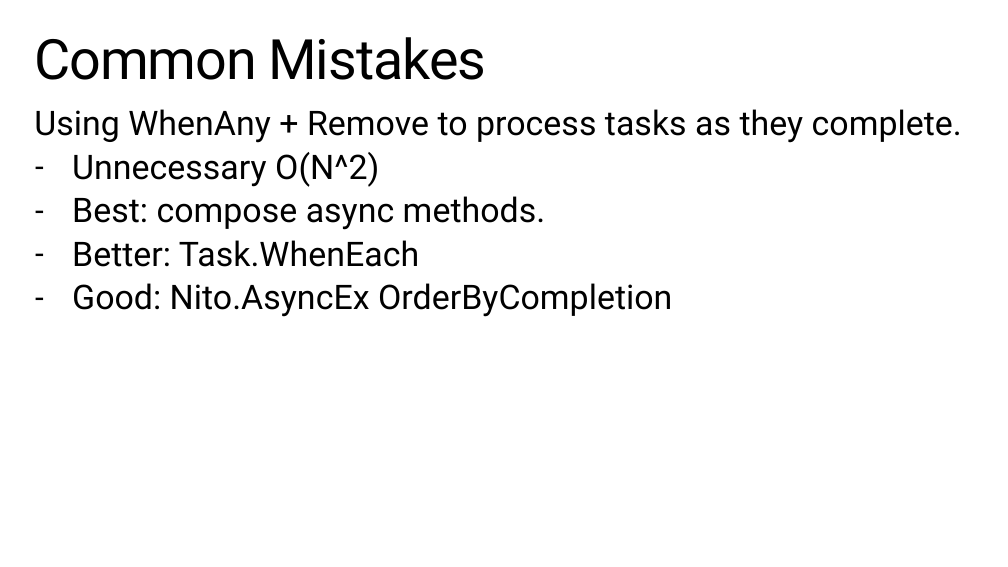
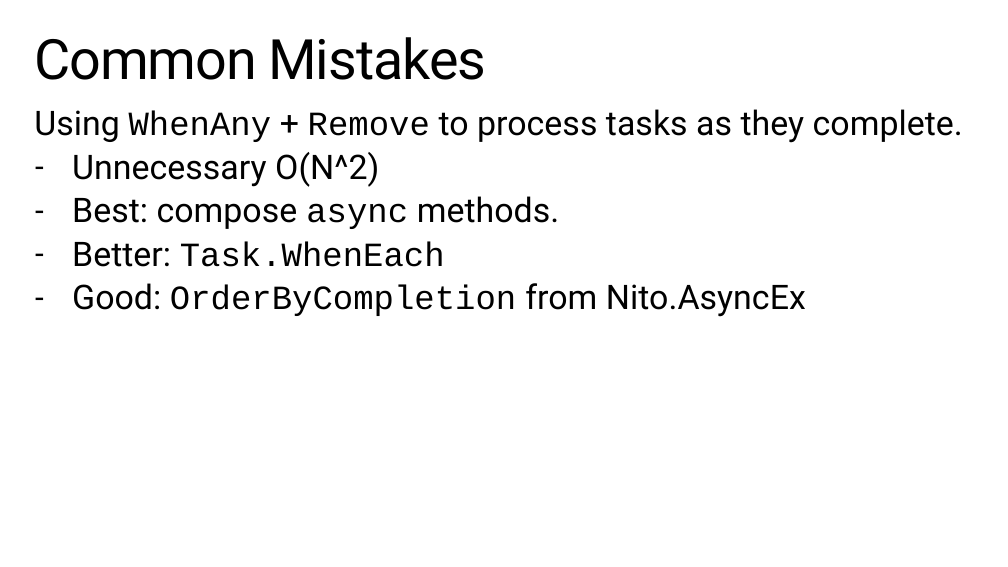
Before and after one commit to StephenCleary/Presentations, a slide deck: slide 31 of Async Pitfalls/Async Pitfalls.pptx. Drawn at 1008x567 pixels with LibreOffice and Linux fonts; fonts in the diff are those of the drawing; background and template pictures are left out. Boxes give left, top, right and bottom in pixels: in the first picture for what was removed or moved away, otherwise in the second. Text is boxed around its words. In the diff, an @@ line names an element or a change of style, - is before the commit and + after.

```diff
--- a/Async Pitfalls/Async Pitfalls.pptx
+++ b/Async Pitfalls/Async Pitfalls.pptx
@@ text at bbox=[34, 109, 963, 267]: font Roboto to Courier New in "WhenAny Remove", "async", "Task.WhenEach" @@
@@ text at bbox=[72, 283, 806, 317]: text changed @@
-– Good: Nito.AsyncEx OrderByCompletion
+– Good: OrderByCompletion from Nito.AsyncEx
```
Also in this commit, not shown: 13 other slides changed, 1 other file.
